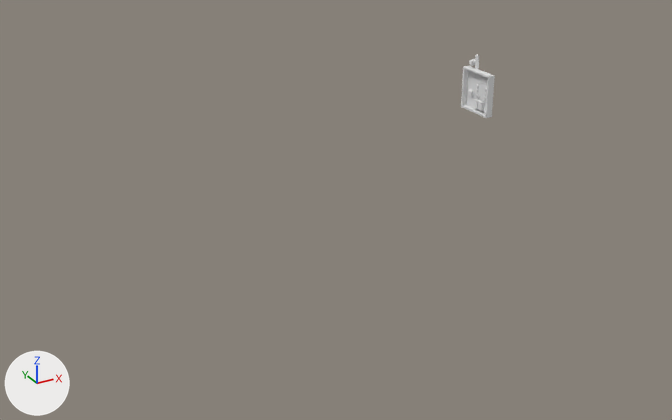
Two versions of the FBX model Assets/Objects/Tiles with function/obj_powerFuseBox.fbx, one commit apart.
Both versions are drawn from a 50 mm camera at (-7.98, -8.84, 5.28) aimed at (-3.05, 0.12, 0.8). The axes (+X, +Y, +Z) are drawn at lower left. The lights are the same throughout. Where no turn or scale is listed for an object, it has been applied to the vertices.

Objects in the first picture: 'obj_powerFuseBox '.
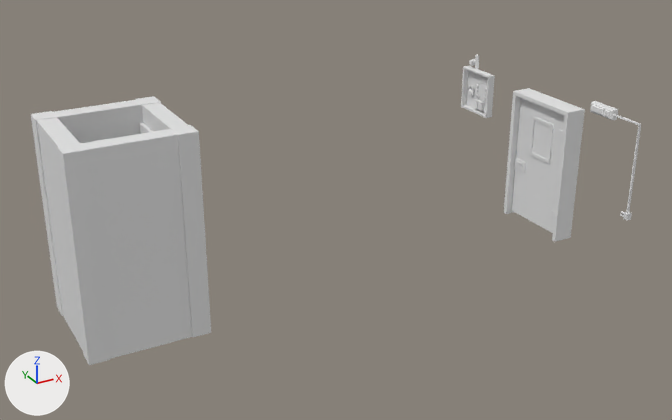
Boxes [x1, y1, x2, y2] around the edits, measured in the pictures (672 x 420 px):
'obj_elevator', added
    after: [31, 96, 211, 365]
'obj_door', added
    after: [512, 98, 565, 233]
'obj_doorframe', added
    after: [504, 88, 585, 242]
'obj_doorLight', added
    after: [590, 101, 641, 220]

What changed in the scene script:
```text
Add me_plane_088:
    me_plane_088.from_pydata(...)  # 301 vertices, 226 faces; spans x -0.73..0.79, y -0.75..0.75, z -0.5..2.02
    me_plane_088.materials.append(mat_mat_labor)  # its picture is missing
Add me_plane_002:
    me_plane_002.from_pydata(...)  # 24 vertices, 20 faces; spans x -0.13..0.13, y -0.54..0.54, z -0.02..1.75
    me_plane_002.materials.append(mat_mat_labor)  # its picture is missing
Add me_plane_028:
    me_plane_028.from_pydata(...)  # 120 vertices, 101 faces; spans x -0.06..0.07, y 0.0..0.94, z -0.83..0.83
    me_plane_028.materials.append(mat_mat_labor)  # its picture is missing
Add me_cube_001:
    me_cube_001.from_pydata(...)  # 104 vertices, 77 faces; spans x -0.009..0.089, y -0.624..0.191, z -1.164..0.089
    me_cube_001.materials.append(mat_mat_labor)  # its picture is missing
Add ob_obj_elevator:
    ob_obj_elevator = bpy.data.objects.new('obj_elevator', me_plane_088)
    ob_obj_elevator.location = (-5.4, 1.0, 0.0)
Add ob_obj_doorframe:
    ob_obj_doorframe = bpy.data.objects.new('obj_doorframe', me_plane_002)
    ob_obj_doorframe.location = (0.0, 0.0, 0.0)
Add ob_obj_door:
    ob_obj_door = bpy.data.objects.new('obj_door', me_plane_028)
    ob_obj_door.location = (-0.013, -0.47, 0.855)
Add ob_obj_doorlight:
    ob_obj_doorlight = bpy.data.objects.new('obj_doorLight', me_cube_001)
    ob_obj_doorlight.location = (-0.059, -1.0, 1.86)
```
